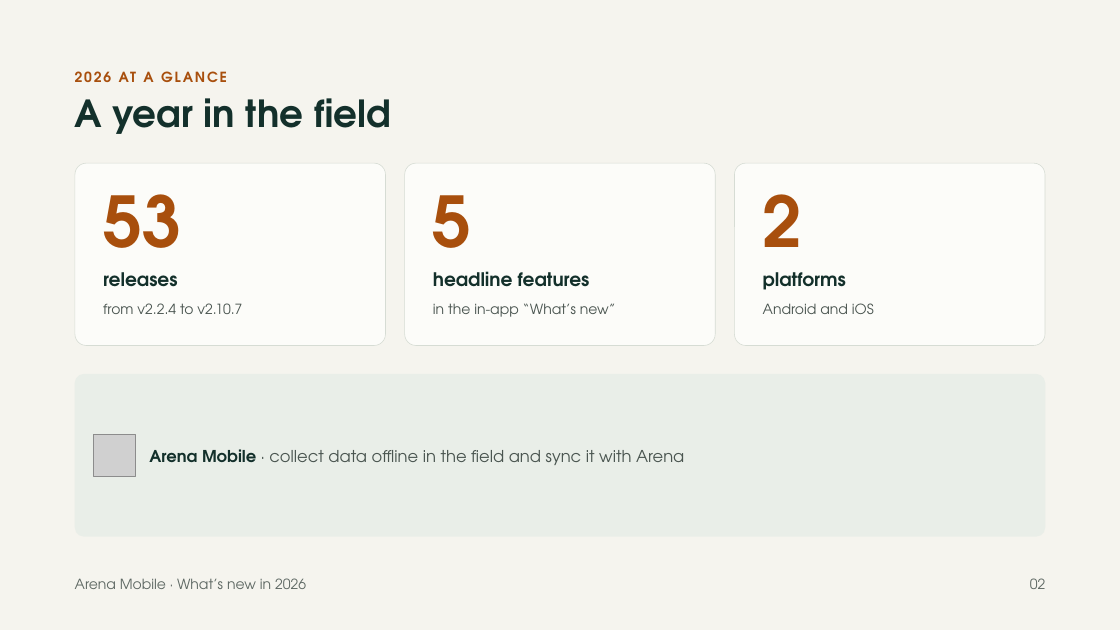
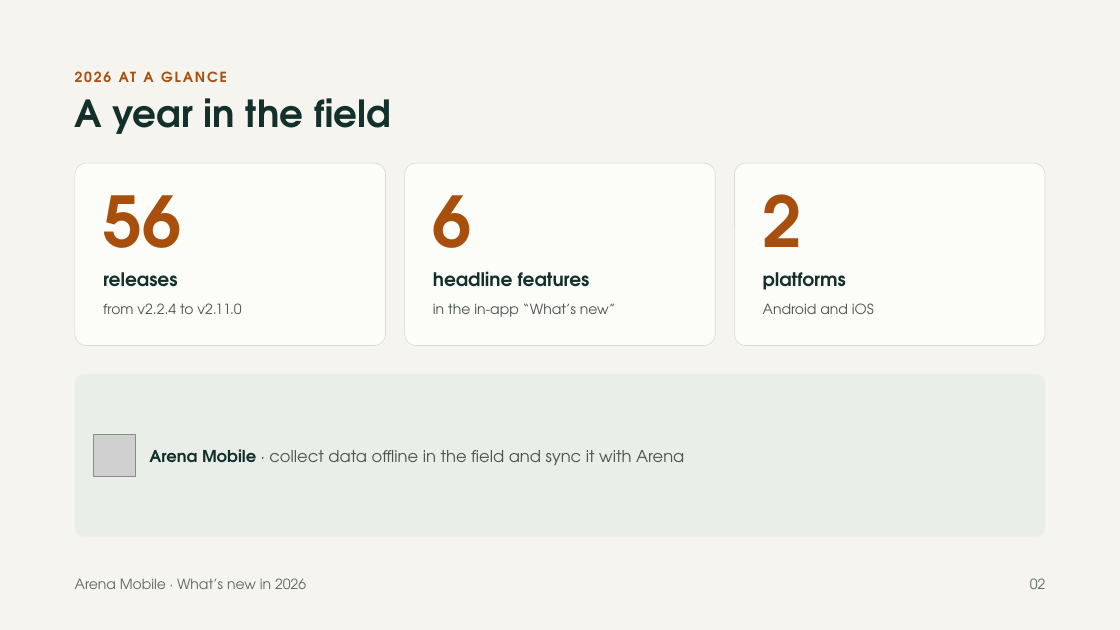
Before and after one commit to openforis/arena-mobile, a slide deck: slide 2 of docs/whats-new-2026/arena-mobile-whats-new-2026.pptx. Drawn at 1120x630 pixels with LibreOffice and Linux fonts; fonts in the diff are those of the drawing; grey boxes stand for pictures. Boxes give left, top, right and bottom in pixels: in the first picture for what was removed or moved away, otherwise in the second. Text is boxed around its words. In the diff, an @@ line names an element or a change of style, - is before the commit and + after.

```diff
--- a/docs/whats-new-2026/arena-mobile-whats-new-2026.pptx
+++ b/docs/whats-new-2026/arena-mobile-whats-new-2026.pptx
@@ text at [103, 195, 181, 275]: text changed @@
-53
+56
@@ text at [433, 195, 472, 275]: text changed @@
-5
+6
@@ text at [103, 303, 241, 314]: text changed @@
-from v2.2.4 to v2.10.7
+from v2.2.4 to v2.11.0
```
Also in this commit, not shown: 6 other slides changed, 1 slide added, 1 other file.
